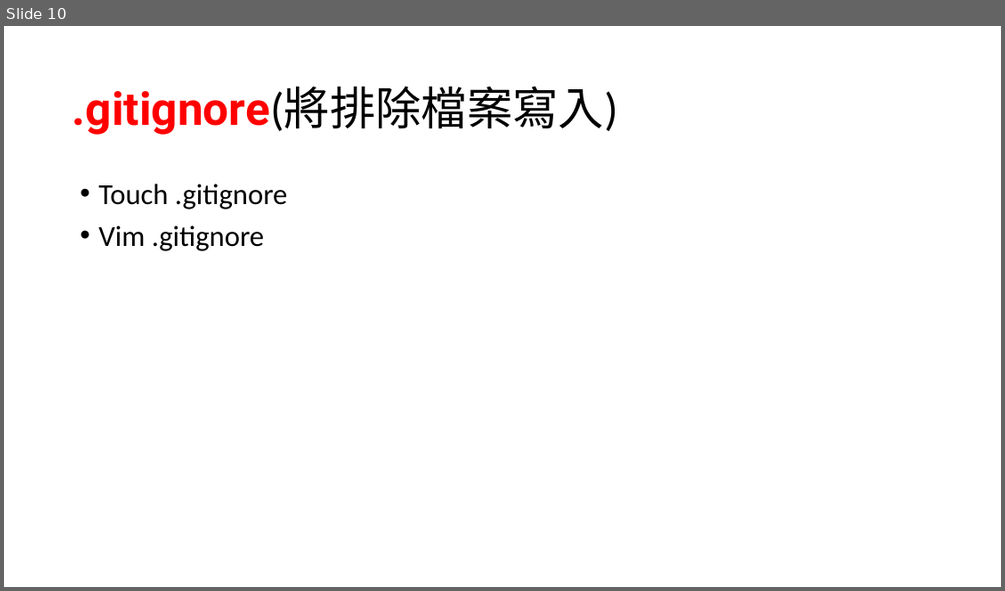
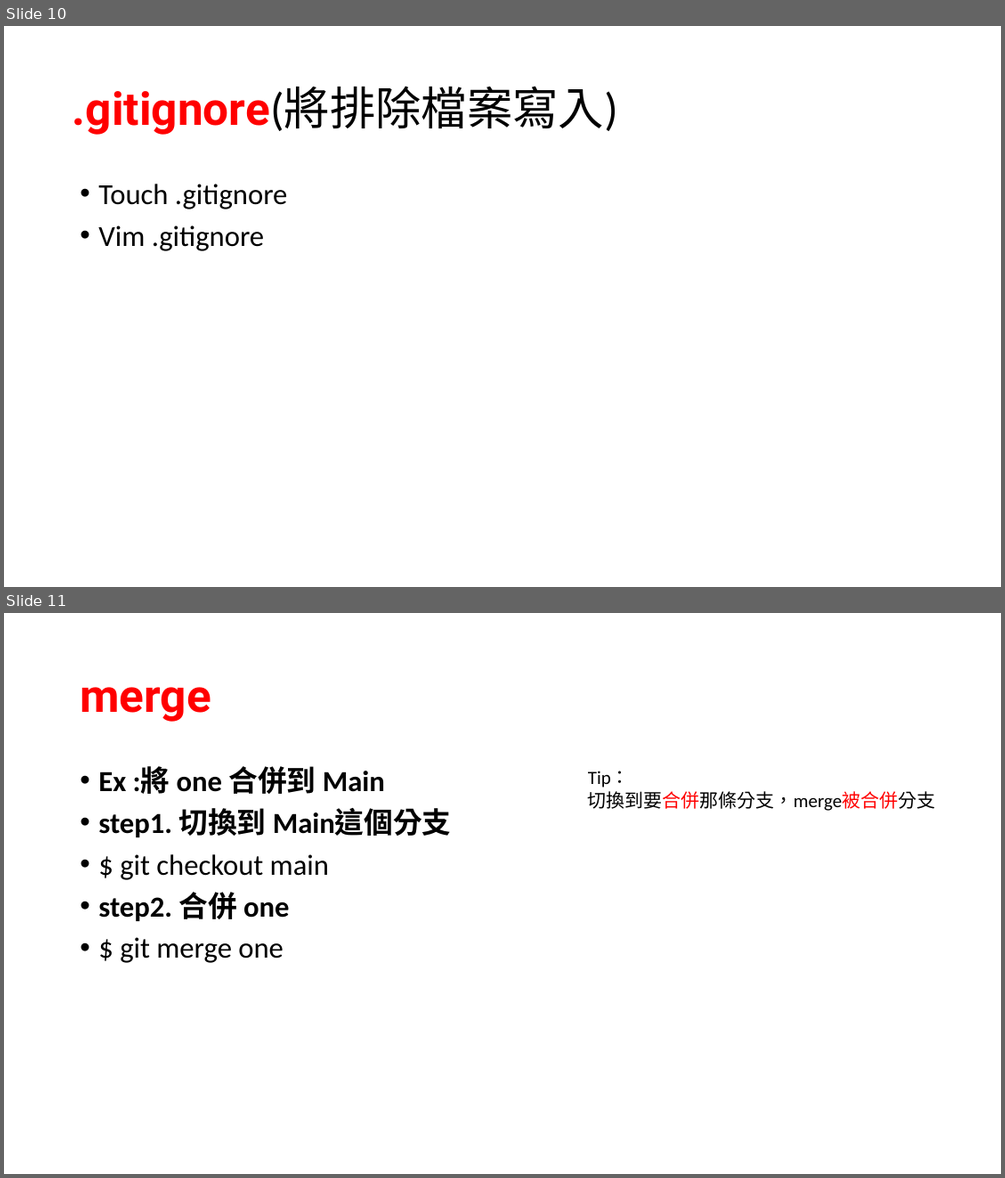
Before and after one commit to rdot-lee/ProgramNotebook, a slide deck: Git/Git command note.pptx. Shown one above the other, each under a label of ours: slide 10 before the commit, slides 10 and 11 after it. The pictures are 1005x591 and 1005x1178 pixels, drawn with LibreOffice and Linux fonts; fonts in the diff are those of the drawing. Boxes give left, top, right and bottom in pixels: in the first picture for what was removed or moved away, otherwise in the second. Text is boxed around its words. In the diff, an @@ line names an element or a change of style, - is before the commit and + after.

```diff
--- a/Git/Git command note.pptx
+++ b/Git/Git command note.pptx
@@ slide 11 added at [4,613,1001,1174], background #FFFFFF @@
@@ title added at [80,687,210,722], 44 pt, text #FF0000, bold @@
+merge
@@ text added at [98,766,452,963], 28 pt, text #000000, bold @@
+• Ex :將 one 合併到 Main
+• step1. 切換到 Main這個分支
+• $ git checkout main
+• step2. 合併 one
+• $ git merge one
@@ text added at [588,771,935,811], 18 pt, text #000000 @@
+Tip：
+切換到要合併那條分支，merge被合併分支
```
Also in this commit, not shown: 4 slides changed, 1 slide removed.
